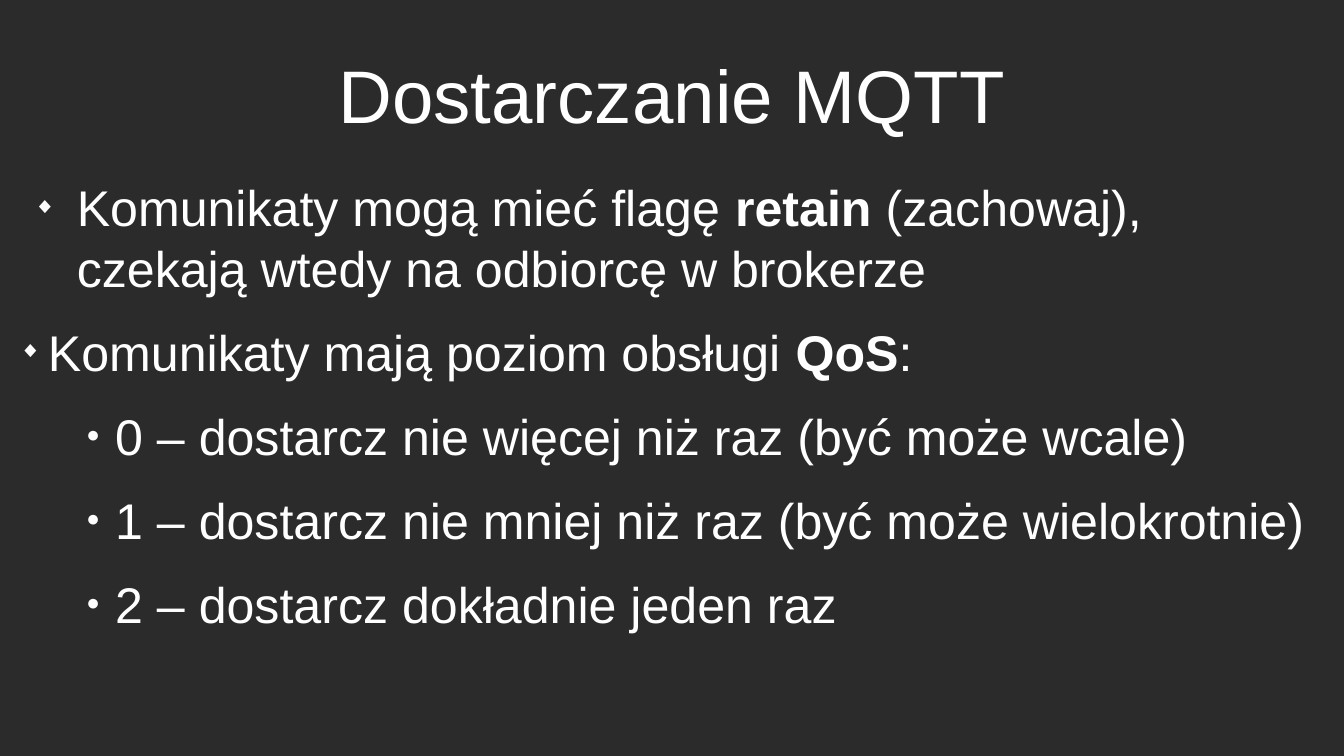
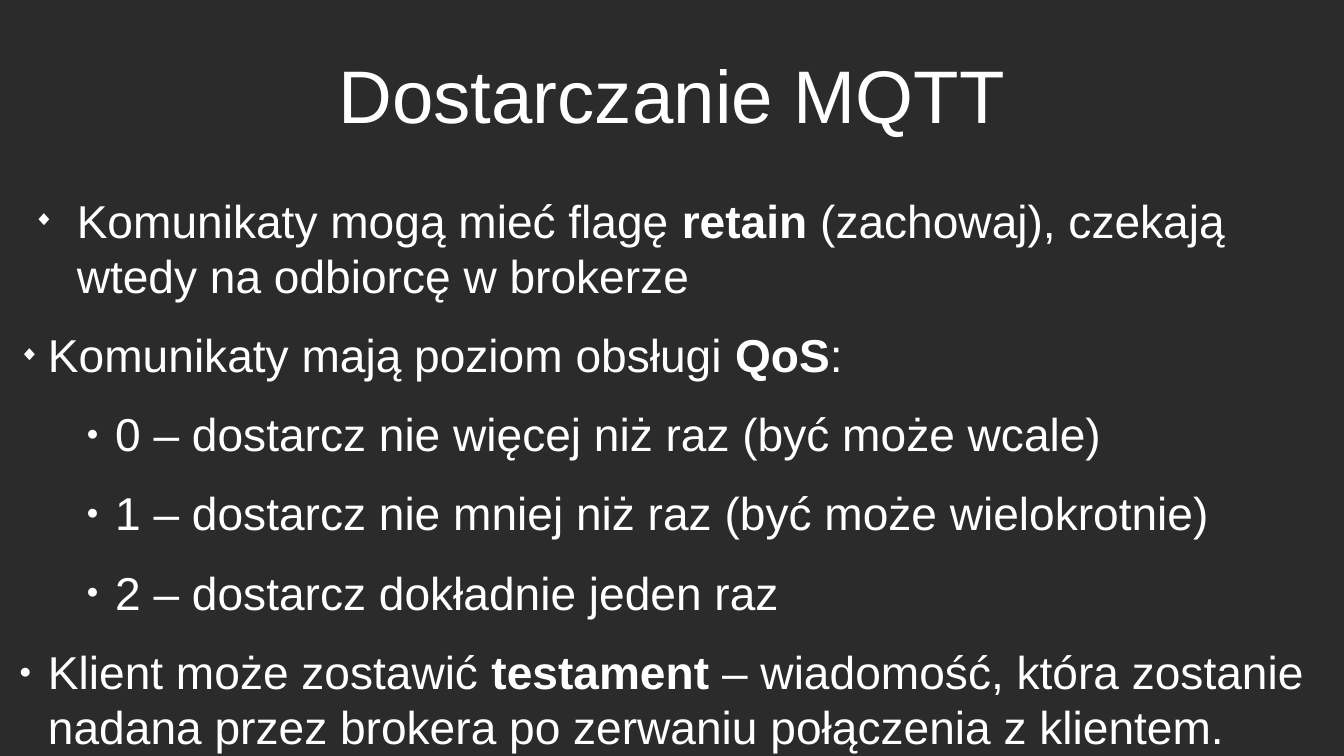
Before and after one commit to LinuX-lab/20181011-MQTT, a slide deck: slide 5 of MQTT.odp. Drawn at 1344x756 pixels with LibreOffice and Linux fonts; fonts in the diff are those of the drawing; background and template pictures are left out; a plain dark background stands for a picture behind light text. Boxes give left, top, right and bottom in pixels: in the first picture for what was removed or moved away, otherwise in the second. Text is boxed around its words. In the diff, an @@ line names an element or a change of style, - is before the commit and + after.

```diff
--- a/MQTT.odp
+++ b/MQTT.odp
@@ text "Komunikaty mogą mieć flagę retain ...": place and size @@
-text "Komunikaty mogą mieć flagę retain ..." at bbox=[48, 189, 1304, 633]
+text "Komunikaty mogą mieć flagę retain ..." at bbox=[48, 204, 1304, 753]
@@ text at bbox=[48, 204, 1224, 618]: size 29.6 to 27.2 pt in "Komunikaty mogą mieć flagę retain (zachowaj), czekają ...", "Komunikaty mają poziom obsługi QoS:", "0 – dostarcz nie więcej niż raz ...", "1 – dostarcz nie mniej niż raz ..." and 1 more places @@
@@ text at bbox=[48, 655, 1304, 753]: paragraph added @@
+● Klient może zostawić testament – wiadomość, która zostanie nadana przez brokera po zerwaniu połączenia z klientem.
```
Also in this commit, not shown: 1 other file.
